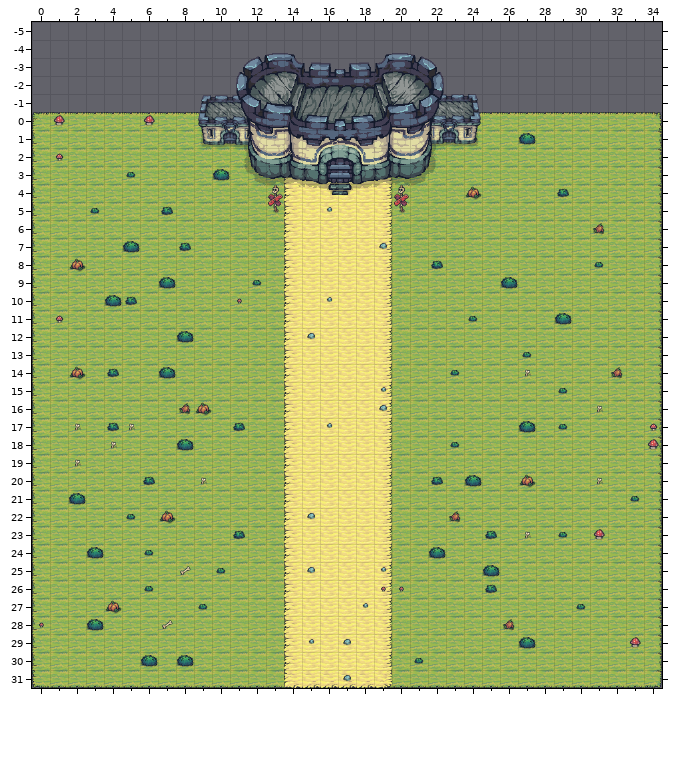
Tiled map -- assets/maps/Inimapbang1.tmx. Above: the version before the commit.
Cells are 64x64 px. Shown: x 0..34, y -5..31.
Once edited:
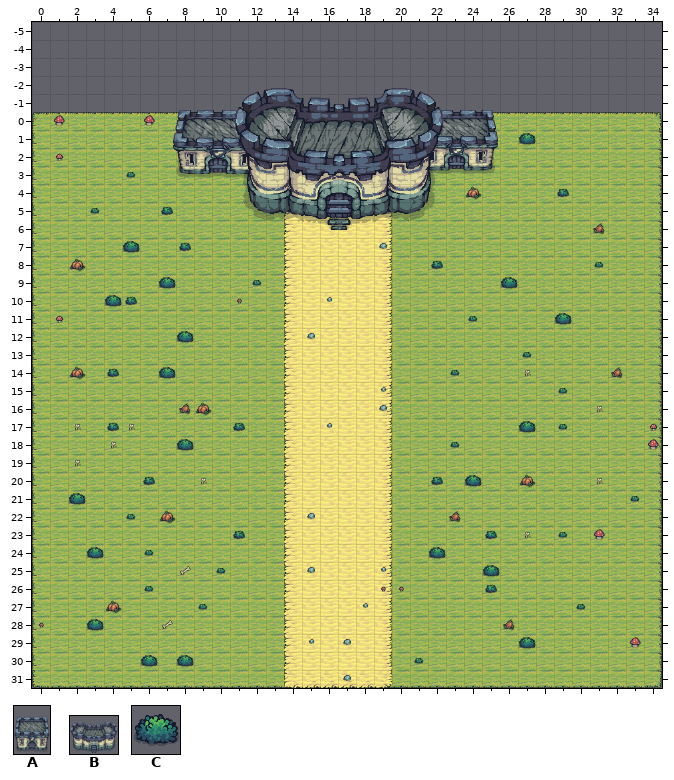
Key: from "Building": A 5 "Barracks", B 6 "Castle"; from "Decoration": C 3 "09".
_ is an empty cell.
Objects are placed by their top-left corner, in cells (3,4 is the top-left corner of cell 3,4); size is 1x1 cell unless given.
Tiles replaced or removed in this view: C.
From old to new:
Changed rows in their new state; . is an unchanged cell.
Layer "Decoration":
first column x 10:
 3 _
Layer "Tree and Build":
changed: A "Barracks" at 21.3,-1.9 size 3.7x4 -> A "Barracks" at 21.2,-1.2 size 4.8x4.9
changed: A "Barracks" at 9.2,-1.8 size 3.7x4 -> A "Barracks" at 7.7,-1.3 size 5.2x5.2
changed: B "Castle" at 11.2,-4.8 size 11.9x9.7 -> B "Castle" at 11.1,-2.9 size 11.9x9.7
Where, in picture pixels (left, top, right, bottom), the same in both pictures:
changed: (173, 53, 498, 230)
